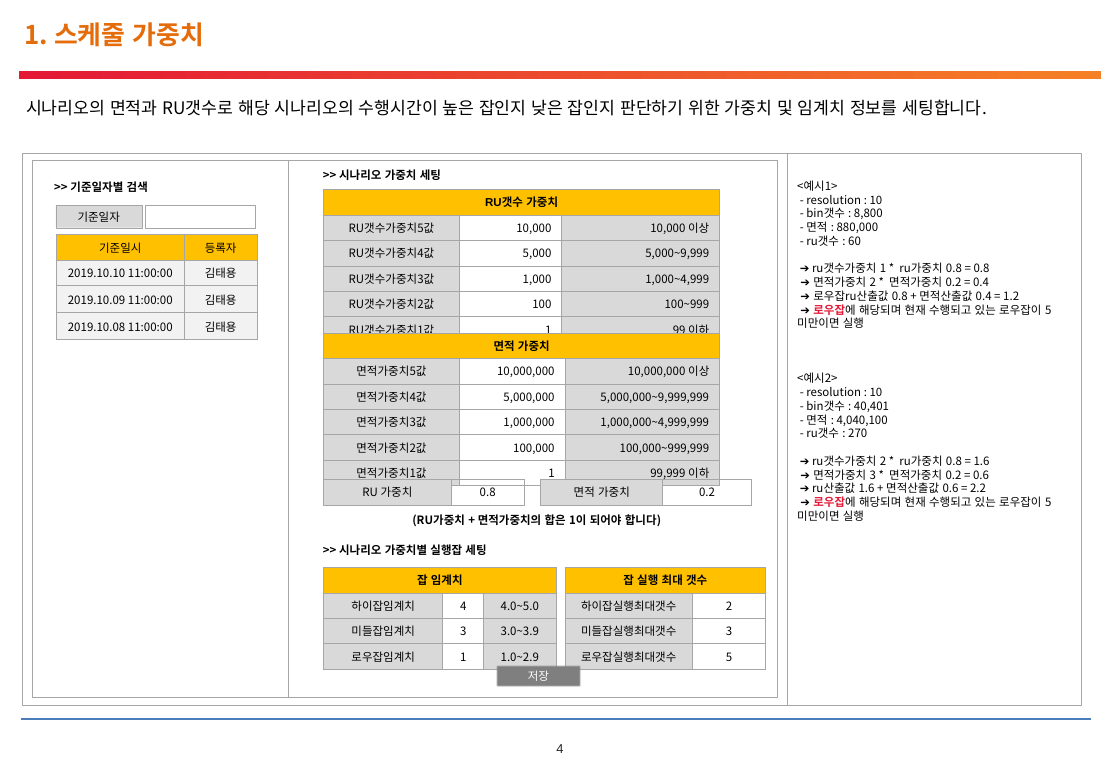
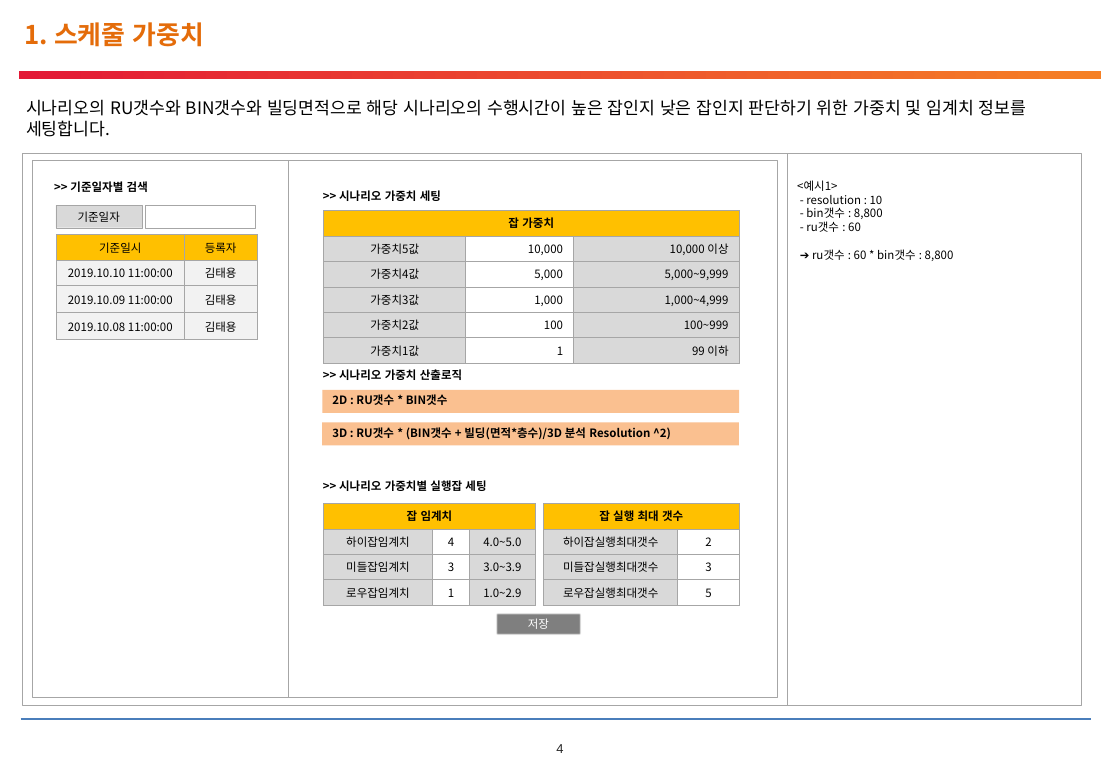
Before and after one commit to pmosoft/spark_scala, a slide deck: slide 5 of eos/02.설계/TEOSPI-스케줄화면정의서_v0.7.pptx. Drawn at 1120x775 pixels with LibreOffice and Linux fonts; fonts in the diff are those of the drawing; background and template pictures are left out. Boxes give left, top, right and bottom in pixels: in the first picture for what was removed or moved away, otherwise in the second. Text is boxed around its words. In the diff, an @@ line names an element or a change of style, - is before the commit and + after.

```diff
--- a/eos/02.설계/TEOSPI-스케줄화면정의서_v0.7.pptx
+++ b/eos/02.설계/TEOSPI-스케줄화면정의서_v0.7.pptx
@@ text at (26, 99, 1026, 137): text changed @@
-시나리오의 면적과 RU갯수로 해당 시나리오의 수행시간이 높은 잡인지 낮은 잡인지 판단하기 위한 가중치 및 임계치 정보를 세팅합니다.
+시나리오의 RU갯수와 BIN갯수와 빌딩면적으로 해당 시나리오의 수행시간이 높은 잡인지 낮은 잡인지 판단하기 위한 가중치 및 임계치 정보를 세팅합니다.
@@ text ">> 시나리오 가중치 세팅": place and size @@
-text ">> 시나리오 가중치 세팅" at (339, 169, 441, 180)
+text ">> 시나리오 가중치 세팅" at (339, 190, 441, 201)
@@ table at (324, 211, 739, 360) @@
-row 1, column 1: RU갯수 가중치
+row 1, column 1: 잡 가중치
-row 2, column 1: RU갯수가중치5값
+row 2, column 1: 가중치5값
-row 3, column 1: RU갯수가중치4값
+row 3, column 1: 가중치4값
-row 4, column 1: RU갯수가중치3값
+row 4, column 1: 가중치3값
-row 5, column 1: RU갯수가중치2값
+row 5, column 1: 가중치2값
-row 6, column 1: RU갯수가중치1값
+row 6, column 1: 가중치1값
@@ table: place and size @@
-table at (324, 190, 720, 342)
+table at (324, 211, 739, 360)
@@ text at (806, 221, 879, 233): paragraph removed @@
-- 면적 : 880,000
@@ text at (854, 249, 954, 261): text changed @@
-➔ ru갯수가중치 1 * ru가중치 0.8 = 0.8
-➔ 면적가중치 2 * 면적가중치 0.2 = 0.4
-➔ 로우잡ru산출값 0.8 + 면적산출값 0.4 = 1.2
-➔ 로우잡에 해당되며 현재 수행되고 있는 로우잡이 5미만이면 실행
-<예시2>
-- resolution : 10
-- bin갯수 : 40,401
-- 면적 : 4,040,100
-- ru갯수 : 270
-➔ ru갯수가중치 2 * ru가중치 0.8 = 1.6
-➔ 면적가중치 3 * 면적가중치 0.2 = 0.6
-➔ ru산출값 1.6 + 면적산출값 0.6 = 2.2
-➔ 로우잡에 해당되며 현재 수행되고 있는 로우잡이 5미만이면 실행
+➔ ru갯수 : 60 * bin갯수 : 8,800
@@ table removed at (324, 333, 720, 485), 6 rows, 3 columns @@
-면적 가중치 |  | 
-면적가중치5값 | 10,000,000 | 10,000,000 이상
-면적가중치4값 | 5,000,000 | 5,000,000~9,999,999
-면적가중치3값 | 1,000,000 | 1,000,000~4,999,999
-면적가중치2값 | 100,000 | 100,000~999,999
-면적가중치1값 | 1 | 99,999 이하
@@ text added at (339, 369, 462, 380), 8 pt, text #000000, bold @@
+>> 시나리오 가중치 산출로직
@@ rectangle added at (323, 390, 739, 413), fill #FAC090, 8 pt, text #000000, bold @@
+2D : RU갯수 * BIN갯수
@@ rectangle added at (323, 423, 739, 446), fill #FAC090, 8 pt, text #000000, bold @@
+3D : RU갯수 * (BIN갯수 + 빌딩(면적*층수)/3D 분석 Resolution ^2)
@@ text ">> 시나리오 가중치별 실행잡 세팅": place and size @@
-text ">> 시나리오 가중치별 실행잡 세팅" at (339, 544, 486, 555)
+text ">> 시나리오 가중치별 실행잡 세팅" at (339, 480, 486, 491)
@@ table: place and size @@
-table at (324, 568, 555, 666)
+table at (324, 504, 536, 602)
@@ table removed at (324, 480, 524, 503), 1 rows, 2 columns @@
-RU 가중치 | 0.8
@@ table removed at (541, 480, 752, 503), 1 rows, 2 columns @@
-면적 가중치 | 0.2
@@ table: place and size @@
-table at (566, 568, 766, 666)
+table at (544, 504, 739, 602)
@@ text removed at (412, 514, 661, 526) @@
-(RU가중치 + 면적가중치의 합은 1이 되어야 합니다)
@@ rectangle "저장": place and size @@
-rectangle "저장" at (495, 666, 581, 689)
+rectangle "저장" at (495, 613, 581, 636)
```
Also in this commit, not shown: 1 other file.
